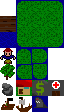
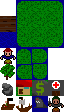
Layered file, before and after one edit (64px x 112px). Changes by layer:
added layer "Pasted Layer" above "Layer #1" over (48, 96, 64, 112)
